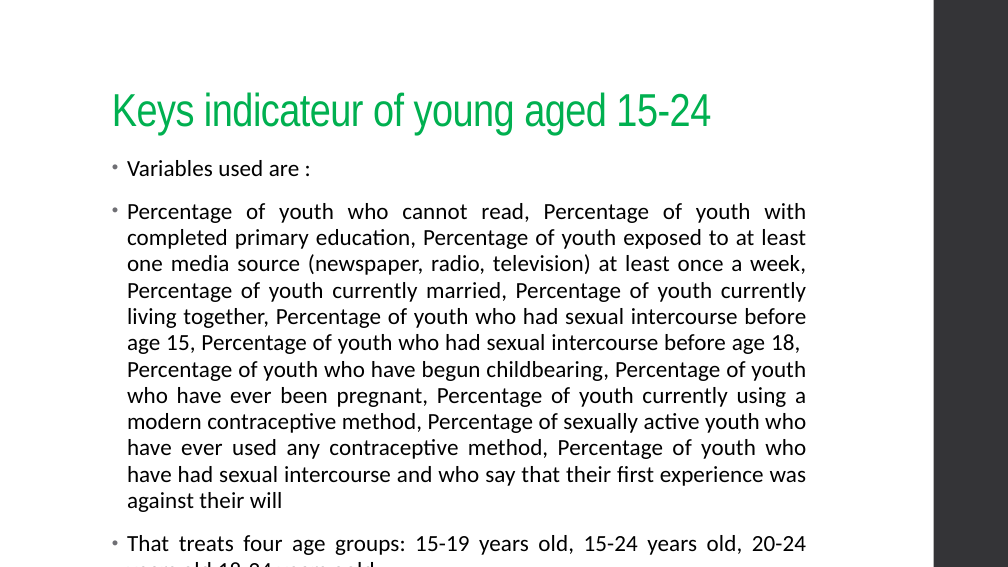
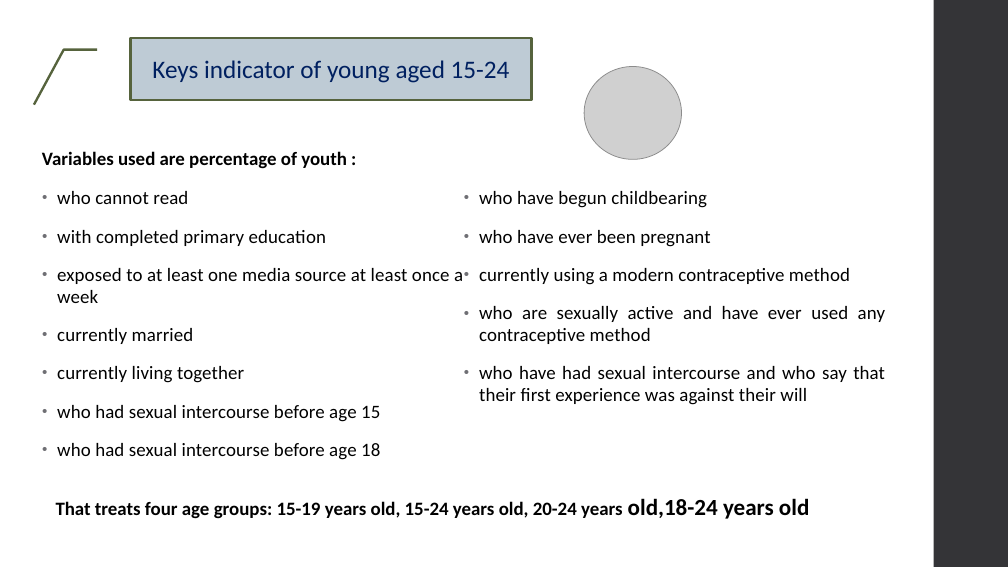
Before and after one commit to Maickery/Child_of_change, a slide deck: slide 9 of Result/Presentation.pptx (slide 8 before the commit). Drawn at 1008x567 pixels with LibreOffice and Linux fonts; fonts in the diff are those of the drawing; grey boxes stand for pictures. Boxes give left, top, right and bottom in pixels: in the first picture for what was removed or moved away, otherwise in the second. Text is boxed around its words. In the diff, an @@ line names an element or a change of style, - is before the commit and + after.

```diff
--- a/Result/Presentation.pptx
+++ b/Result/Presentation.pptx
@@ border callout "Keys indicator of young aged ...": place and size @@
-border callout "Keys indicator of young aged ..." at (112,92,711,135)
+border callout "Keys indicator of young aged ..." at (131,38,532,100)
@@ border callout "Keys indicator of young aged ..." at (131,38,532,100): vertical alignment bottom to middle; fill none to #BECBD5; outline none to #56633D 2.25 pt @@
@@ text in border callout at (152,60,510,83): text changed; size 44 to 24 pt; font Arial Narrow to Calibri; text colour #00B050 to #002060 @@
-Keys indicateur of young aged 15-24
+  Keys indicator of young aged 15-24
@@ picture added at (585,67,682,160) @@
@@ text added at (42,151,347,169), 18 pt, text #000000, bold @@
+Variables used are percentage of youth :
@@ text "who cannot read" at (57,191,885,422): columns 1 to 2 @@
@@ text at (57,191,885,422): text changed; size 22 to 18 pt @@
-• Variables used are :
-• Percentage of youth who cannot read, Percentage of youth with completed primary education, Percentage of youth exposed to at least one media source (newspaper, radio, television) at least once a week, Percentage of youth currently married, Percentage of youth currently living together, Percentage of youth who had sexual intercourse before age 15, Percentage of youth who had sexual intercourse before age 18, Percentage of youth who have begun childbearing, Percentage of youth who have ever been pregnant, Percentage of youth currently using a modern contraceptive method, Percentage of sexually active youth who have ever used any contraceptive method, Percentage of youth who have had sexual intercourse and who say that their first experience was against their will
-• That treats four age groups: 15-19 years old, 15-24 years old, 20-24 years old,18-24 years oold
+• who cannot read
+• with completed primary education
+• exposed to at least one media source at least once a week
+• currently married
+• currently living together
+• who had sexual intercourse before age 15
+• who had sexual intercourse before age 18
+• who have begun childbearing
+• who have ever been pregnant
+• currently using a modern contraceptive method
+• who are sexually active and have ever used any contraceptive method
+• who have had sexual intercourse and who say that their first experience was against their will
@@ text added at (56,498,809,519), 18 pt, text #000000, bold @@
+That treats four age groups: 15-19 years old, 15-24 years old, 20-24 years old,18-24 years old
```
Also in this commit, not shown: 9 other slides changed, 3 slides added, 1 slide removed, 26 other files.
